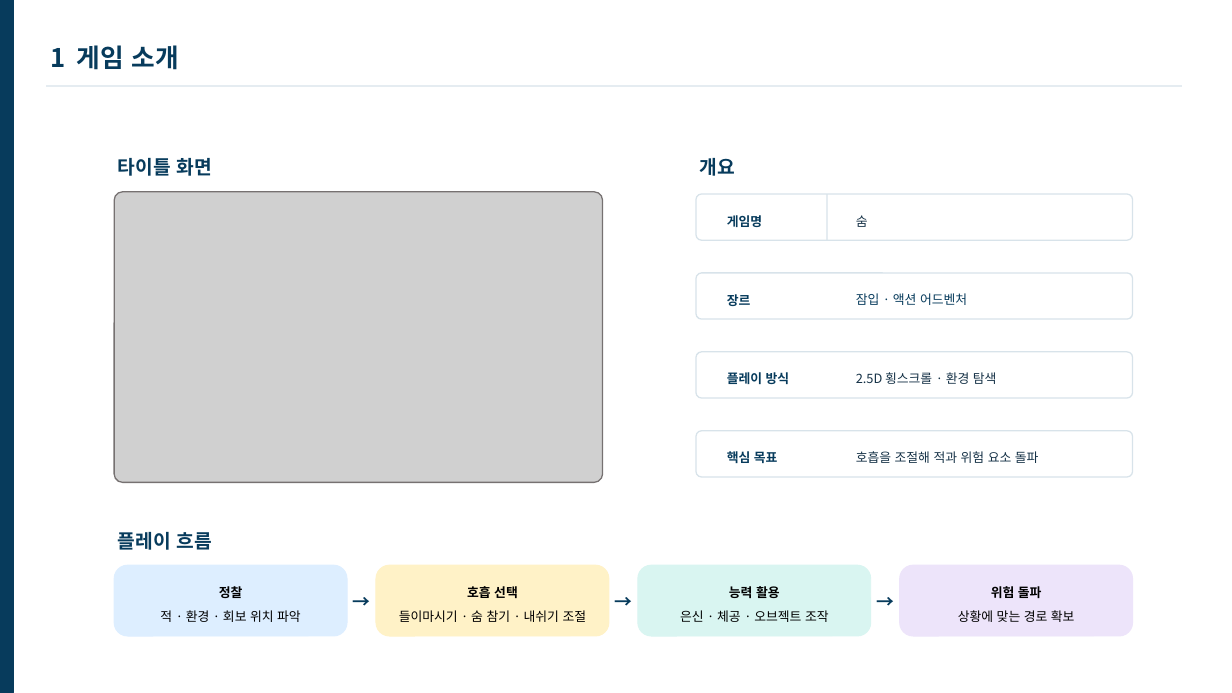
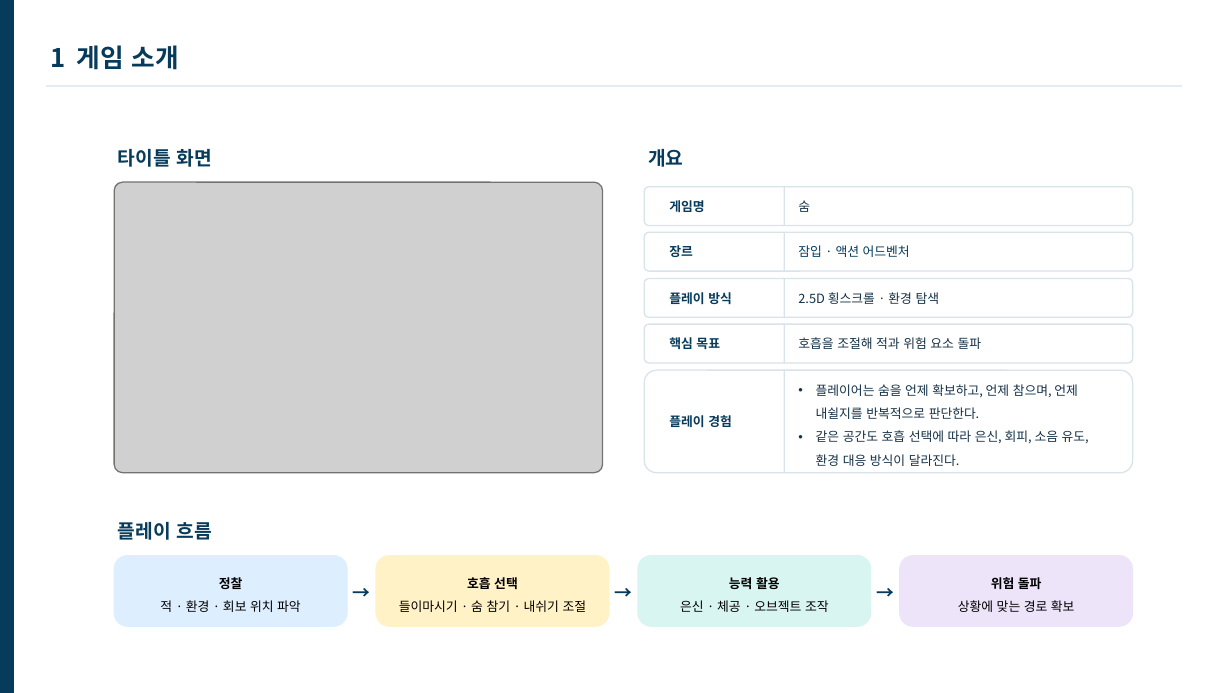
Before and after one commit to ysooj/Gihoek_8, a slide deck: slide 3 of [다시 작업 중] 호흡 시스템 기획서.pptx. Drawn at 1232x693 pixels with LibreOffice and Linux fonts; fonts in the diff are those of the drawing; grey boxes stand for pictures. Boxes give left, top, right and bottom in pixels: in the first picture for what was removed or moved away, otherwise in the second. Text is boxed around its words. In the diff, an @@ line names an element or a change of style, - is before the commit and + after.

```diff
--- a/[다시 작업 중] 호흡 시스템 기획서.pptx
+++ b/[다시 작업 중] 호흡 시스템 기획서.pptx
@@ text "개요": place and size @@
-text "개요" at bbox=[700, 158, 735, 176]
+text "개요" at bbox=[648, 149, 683, 167]
@@ rounded rectangle: place and size @@
-rounded rectangle at bbox=[696, 194, 1133, 240]
+rounded rectangle at bbox=[644, 187, 1133, 226]
@@ text "게임명": place and size @@
-text "게임명" at bbox=[727, 215, 762, 227]
+text "게임명" at bbox=[669, 200, 704, 212]
@@ line added from (785, 187) to (785, 226), #D8E3EA 1 pt @@
@@ text "숨": place and size @@
-text "숨" at bbox=[856, 215, 868, 227]
+text "숨" at bbox=[798, 200, 810, 212]
@@ rounded rectangle: place and size @@
-rounded rectangle at bbox=[696, 273, 1133, 319]
+rounded rectangle at bbox=[644, 232, 1133, 271]
@@ line added from (785, 232) to (785, 271), #D8E3EA 1 pt @@
@@ text "잠입 · 액션 어드벤처": place and size @@
-text "잠입 · 액션 어드벤처" at bbox=[856, 293, 967, 305]
+text "잠입 · 액션 어드벤처" at bbox=[798, 245, 910, 257]
@@ text "장르": place and size @@
-text "장르" at bbox=[727, 294, 751, 306]
+text "장르" at bbox=[669, 245, 693, 257]
@@ rounded rectangle: place and size @@
-rounded rectangle at bbox=[696, 352, 1133, 398]
+rounded rectangle at bbox=[644, 278, 1133, 317]
@@ text "플레이 방식": place and size @@
-text "플레이 방식" at bbox=[727, 372, 790, 384]
+text "플레이 방식" at bbox=[669, 292, 732, 304]
@@ line moved from (827, 194) - (827, 240) to (785, 278) - (785, 317) @@
@@ text "2.5D 횡스크롤 · 환경 탐색": place and size @@
-text "2.5D 횡스크롤 · 환경 탐색" at bbox=[856, 372, 997, 384]
+text "2.5D 횡스크롤 · 환경 탐색" at bbox=[798, 292, 940, 304]
@@ rounded rectangle: place and size @@
-rounded rectangle at bbox=[696, 431, 1133, 477]
+rounded rectangle at bbox=[644, 324, 1133, 363]
@@ line added from (785, 324) to (785, 363), #D8E3EA 1 pt @@
@@ text "호흡을 조절해 적과 위험 요소 ...": place and size @@
-text "호흡을 조절해 적과 위험 요소 ..." at bbox=[856, 451, 1039, 463]
+text "호흡을 조절해 적과 위험 요소 ..." at bbox=[798, 337, 982, 349]
@@ line spacing 1.5 to 1 in 8 elements at bbox=[669, 200, 704, 212], bbox=[798, 200, 810, 212], bbox=[669, 245, 693, 257], bbox=[798, 245, 910, 257], bbox=[798, 292, 940, 304], bbox=[669, 292, 732, 304], bbox=[798, 337, 982, 349], bbox=[669, 337, 720, 349] @@
@@ text "핵심 목표": place and size @@
-text "핵심 목표" at bbox=[727, 451, 778, 463]
+text "핵심 목표" at bbox=[669, 337, 720, 349]
@@ rounded rectangle added at bbox=[644, 371, 1133, 473], outline #D8E3EA 1 pt @@
@@ line added from (785, 371) to (785, 473), #D8E3EA 1 pt @@
@@ text added at bbox=[816, 384, 1089, 466], 10 pt, text #163247 @@
+• 플레이어는 숨을 언제 확보하고, 언제 참으며, 언제 내쉴지를 반복적으로 판단한다.
+• 같은 공간도 호흡 선택에 따라 은신, 회피, 소음 유도, 환경 대응 방식이 달라진다.
@@ text added at bbox=[669, 415, 732, 427], 10 pt, text #073B5C, bold @@
+플레이 경험
@@ 5 texts, 4 rounded rectangles, 1 picture: place and size @@
-5 texts, 4 rounded rectangles, 1 picture at bbox=[115, 158, 1133, 637]
+5 texts, 4 rounded rectangles, 1 picture at bbox=[115, 149, 1133, 627]
```
Also in this commit, not shown: 1 slide added, 2 other files.
